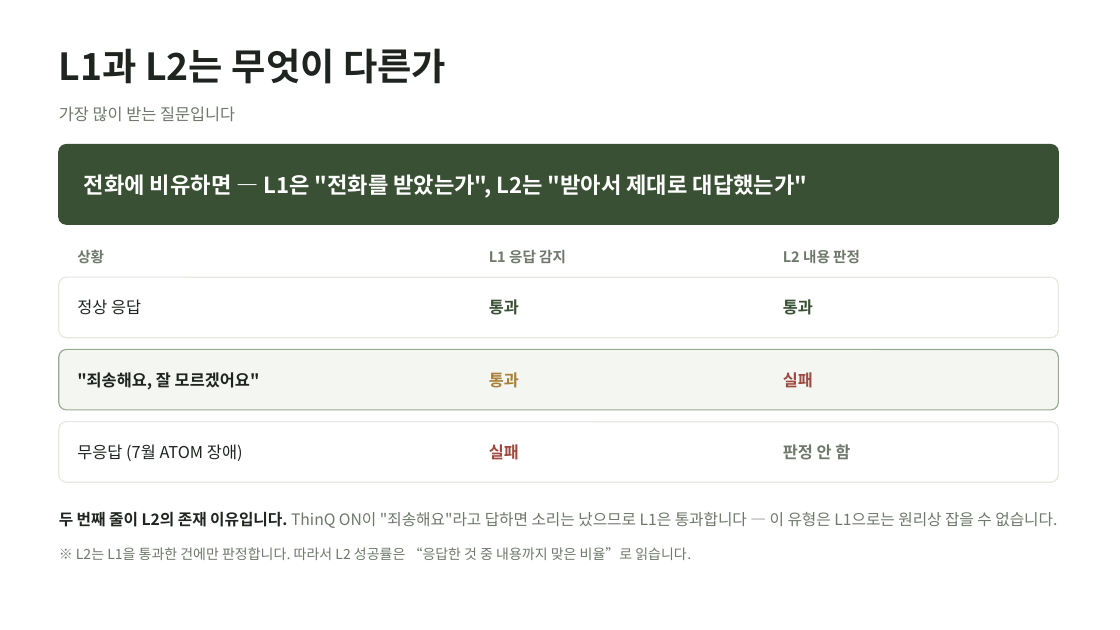
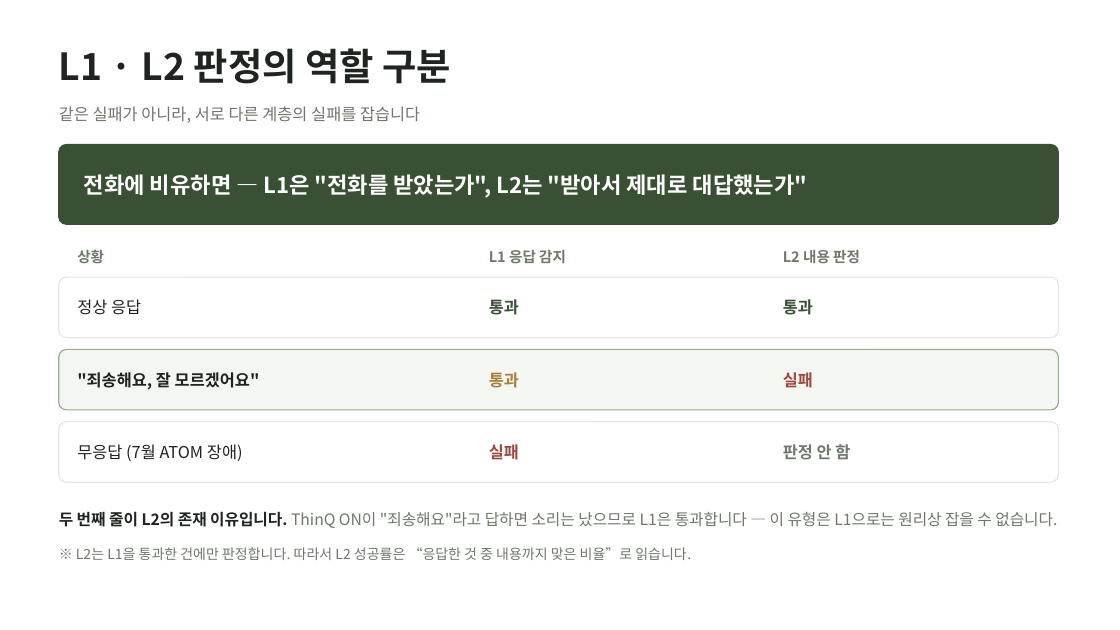
Before and after one commit to wonseok0415/wonseok-lab, a slide deck: slide 7 of thinqreal/fieldcheck/FieldCheck_진행보고_20260802.pptx. Drawn at 1120x630 pixels with LibreOffice and Linux fonts; fonts in the diff are those of the drawing. Boxes give left, top, right and bottom in pixels: in the first picture for what was removed or moved away, otherwise in the second. Text is boxed around its words. In the diff, an @@ line names an element or a change of style, - is before the commit and + after.

```diff
--- a/thinqreal/fieldcheck/FieldCheck_진행보고_20260802.pptx
+++ b/thinqreal/fieldcheck/FieldCheck_진행보고_20260802.pptx
@@ text at [59, 48, 451, 84]: text changed @@
-L1과 L2는 무엇이 다른가
+L1 · L2 판정의 역할 구분
@@ text at [59, 106, 420, 123]: text changed @@
-가장 많이 받는 질문입니다
+같은 실패가 아니라, 서로 다른 계층의 실패를 잡습니다
```
Also in this commit, not shown: 11 other slides changed, 4 other files.
